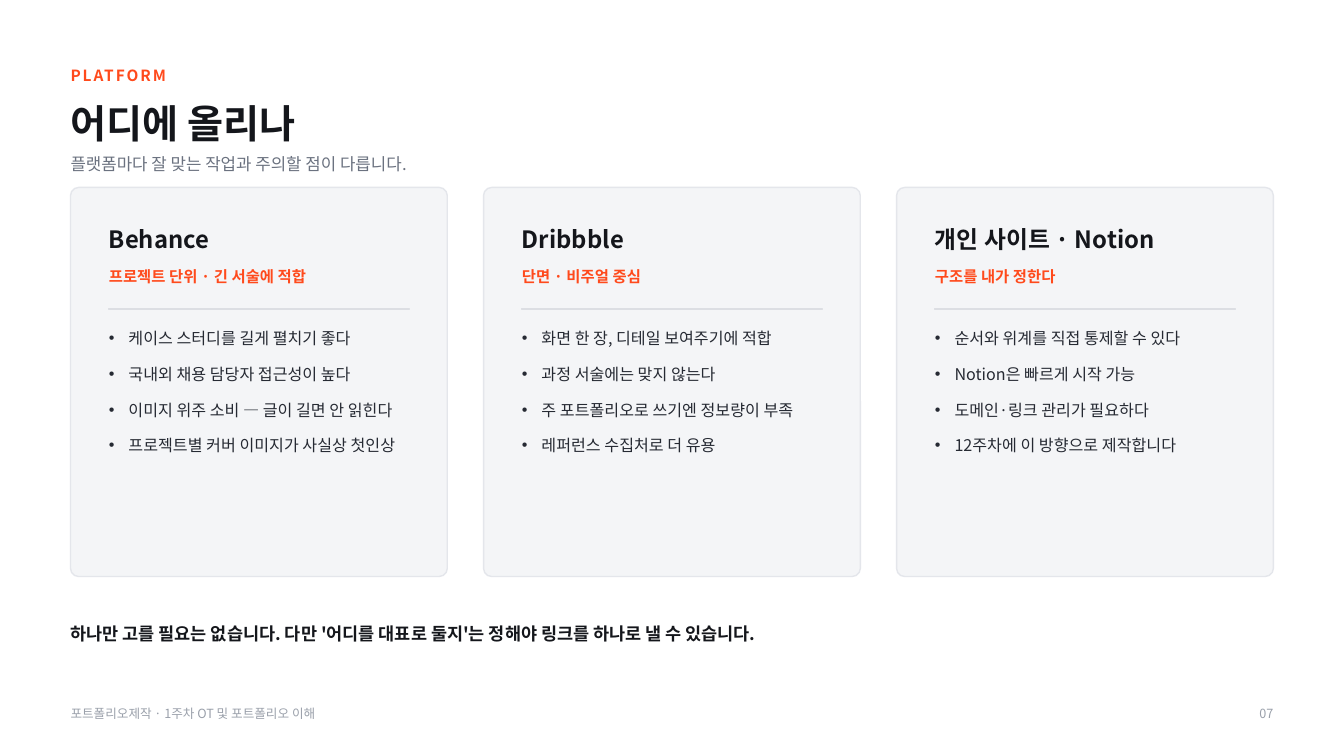
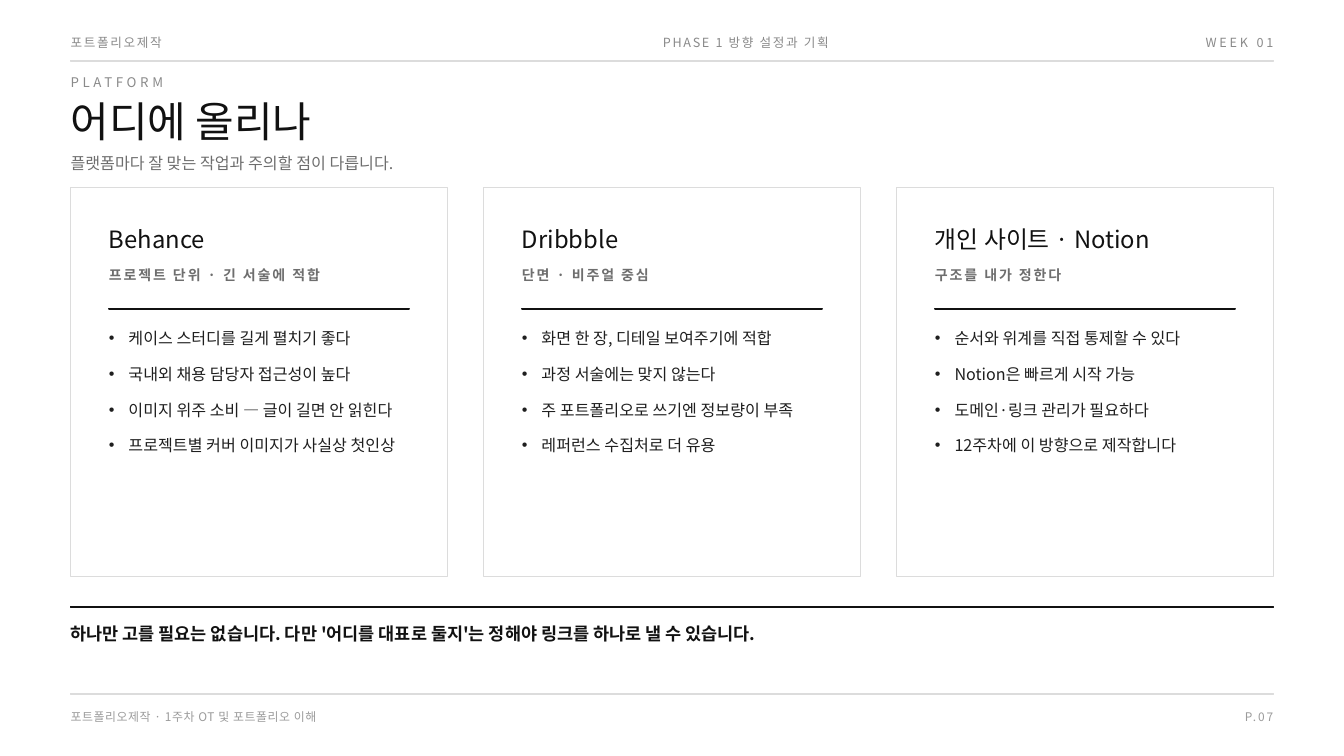
Before and after one commit to design-eng/MIN.D, a slide deck: slide 11 of dist/weeks-포트폴리오제작/포트폴리오제작_01주차_OT.pptx. Drawn at 1344x756 pixels with LibreOffice and Linux fonts; fonts in the diff are those of the drawing. Boxes give left, top, right and bottom in pixels: in the first picture for what was removed or moved away, otherwise in the second. Text is boxed around its words. In the diff, an @@ line names an element or a change of style, - is before the commit and + after.

```diff
--- a/dist/weeks-포트폴리오제작/포트폴리오제작_01주차_OT.pptx
+++ b/dist/weeks-포트폴리오제작/포트폴리오제작_01주차_OT.pptx
@@ text added at <box>71,36,162,48</box>, 9 pt, text #8A8A8A @@
+포트폴리오제작
@@ text added at <box>663,36,829,48</box>, 9 pt, text #8A8A8A @@
+PHASE 1 방향 설정과 기획
@@ text added at <box>1206,38,1274,47</box>, 9 pt, text #8A8A8A @@
+WEEK 01
@@ text "PLATFORM": place and size @@
-text "PLATFORM" at <box>71,63,1273,89</box>
+text "PLATFORM" at <box>71,71,1273,95</box>
@@ text "PLATFORM" at <box>71,71,1273,95</box>: size 11 to 9.5 pt, text colour #FF4A1C to #8A8A8A, letter spacing 1.4 to 2.6 pt, bold off @@
@@ rectangle added at <box>71,60,1273,62</box>, fill #DCDCDC, outline #DCDCDC 1 pt @@
@@ text "어디에 올리나" at <box>71,102,312,141</box>: size 28 to 30 pt, text colour #14161B to #111111, bold off @@
@@ text "플랫폼마다 잘 맞는 작업과 주의할 ..." at <box>71,155,394,171</box>: size 12 to 11.5 pt, text colour #6B7280 to #6E6E6E @@
@@ rounded rectangle removed at <box>71,188,448,577</box> @@
@@ rectangle added at <box>71,188,448,577</box>, fill #FFFFFF, outline #DCDCDC 1 pt @@
@@ rounded rectangle removed at <box>484,188,861,577</box> @@
@@ rectangle added at <box>484,188,861,577</box>, fill #FFFFFF, outline #DCDCDC 1 pt @@
@@ rounded rectangle removed at <box>897,188,1274,577</box> @@
@@ rectangle added at <box>897,188,1274,577</box>, fill #FFFFFF, outline #DCDCDC 1 pt @@
@@ text colour #14161B to #111111, bold off in 3 elements at <box>109,229,205,249</box>, <box>522,229,618,249</box>, <box>935,228,1150,250</box> @@
@@ size 11 to 10 pt, text colour #FF4A1C to #6E6E6E, letter spacing 0 to 1.4 pt in 3 elements at <box>109,268,320,281</box>, <box>522,268,649,281</box>, <box>935,268,1061,281</box> @@
@@ text colour #262A33 to #1F1F1F in 3 elements at <box>128,330,396,453</box>, <box>541,330,794,453</box>, <box>955,330,1181,453</box> @@
@@ fill #DCDEE3 to #111111; outline #DCDEE3 1 pt to #111111 1 pt in 3 elements at <box>109,309,409,310</box>, <box>522,309,823,310</box>, <box>936,309,1236,310</box> @@
@@ rectangle added at <box>71,607,1273,608</box>, fill #111111, outline #111111 1 pt @@
@@ text "포트폴리오제작 · 1주차 OT 및 ..." at <box>71,711,316,722</box>: size 9 to 8.5 pt, text colour #9AA0AA to #9B9B9B, letter spacing 0 to 0.4 pt @@
@@ rectangle added at <box>71,694,1273,695</box>, fill #DCDCDC, outline #DCDCDC 1 pt @@
@@ text at <box>1245,712,1256,721</box>: text changed; size 9 to 8.5 pt; text colour #9AA0AA to #9B9B9B @@
-07
+P.07
```
Also in this commit, not shown: 15 other slides changed, 19 other files.
